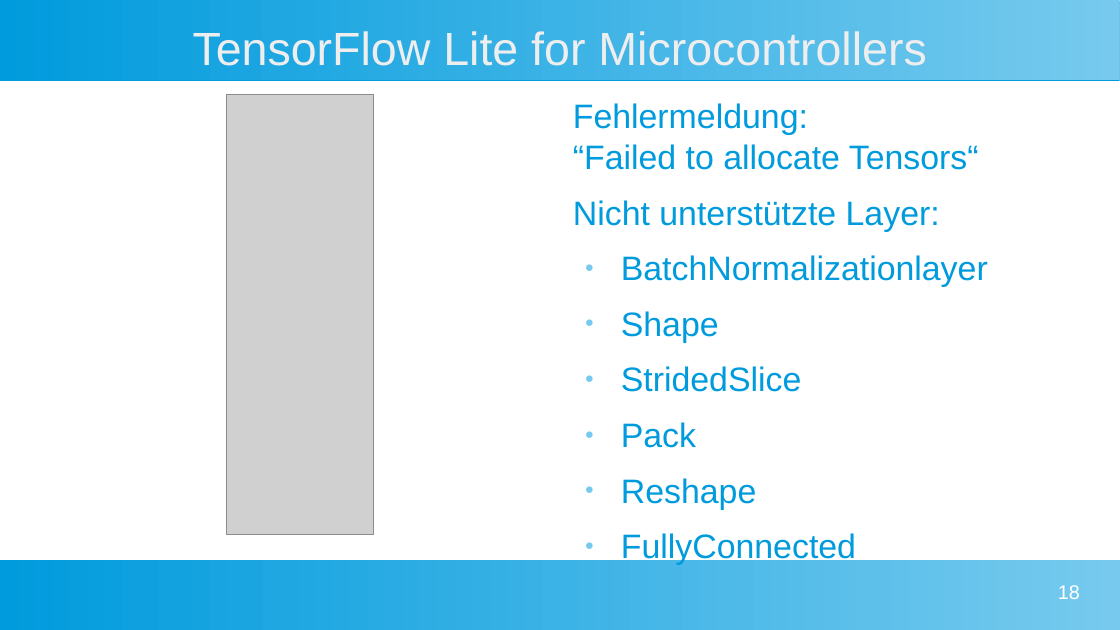
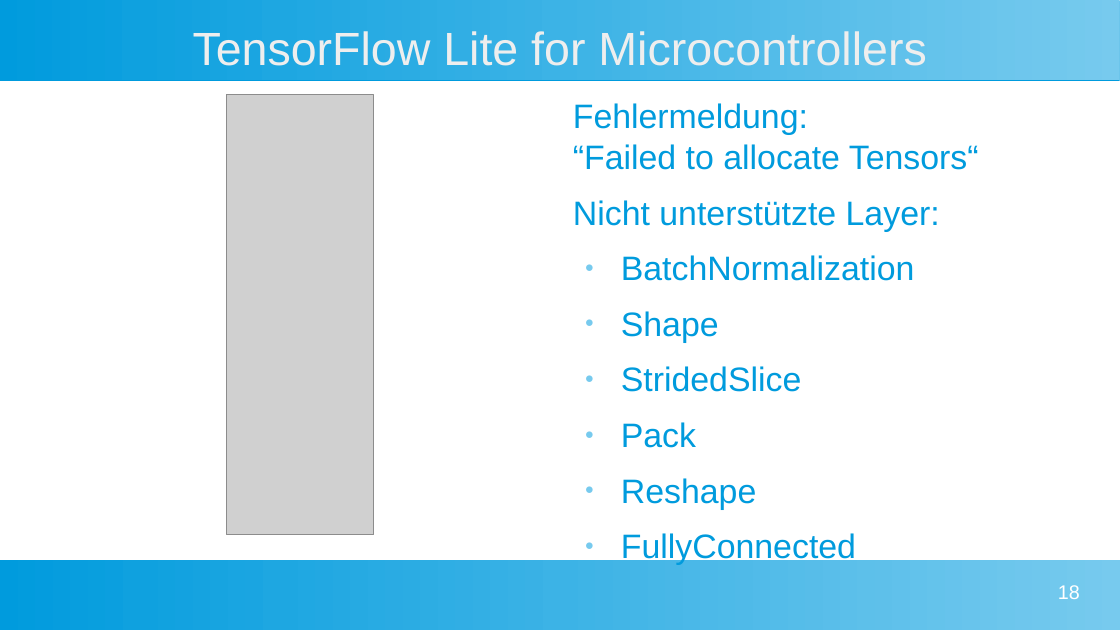
Before and after one commit to Commander-Philip/the-machine-learning-brick, a slide deck: slide 18 of docs/Präsentation.odp. Drawn at 1120x630 pixels with LibreOffice and Linux fonts; fonts in the diff are those of the drawing; grey boxes stand for pictures. Boxes give left, top, right and bottom in pixels: in the first picture for what was removed or moved away, otherwise in the second. Text is boxed around its words. In the diff, an @@ line names an element or a change of style, - is before the commit and + after.

```diff
--- a/docs/Präsentation.odp
+++ b/docs/Präsentation.odp
@@ text at (621,255,915,281): text changed @@
-● BatchNormalizationlayer
+● BatchNormalization
```
Also in this commit, not shown: 1 other file.
